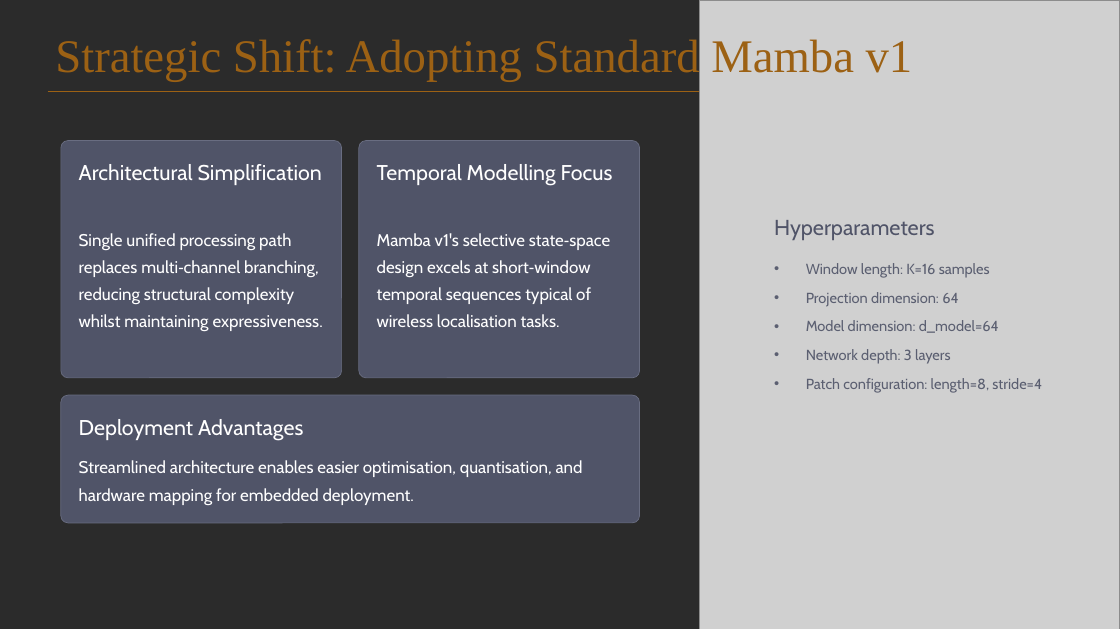
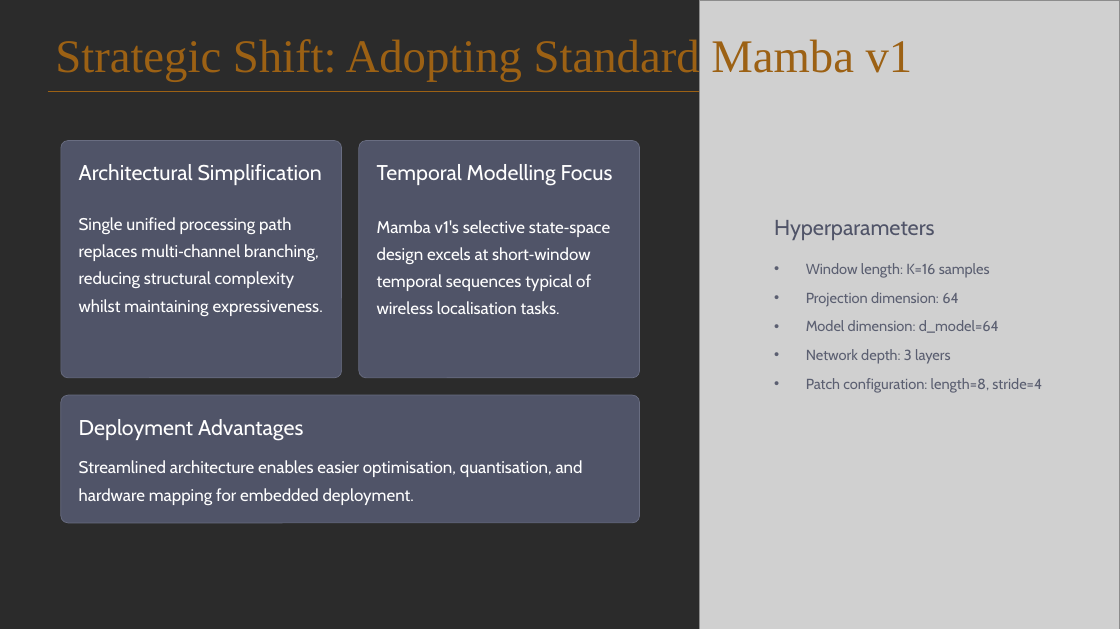
Before and after one commit to Elison-debug/Cmamba_reconstruct, a slide deck: slide 17 of pre-ssm.pptx (slide 26 before the commit). Drawn at 1120x629 pixels with LibreOffice and Linux fonts; fonts in the diff are those of the drawing; grey boxes stand for pictures; background and template pictures are left out; a plain dark background stands for a picture behind light text. Boxes give left, top, right and bottom in pixels: in the first picture for what was removed or moved away, otherwise in the second. Text is boxed around its words. In the diff, an @@ line names an element or a change of style, - is before the commit and + after.

```diff
--- a/pre-ssm.pptx
+++ b/pre-ssm.pptx
@@ text "Single unified processing path replaces ..." moved from (x1=79, y1=233, x2=323, y2=331) to (x1=79, y1=217, x2=323, y2=316) @@
@@ text "Mamba v1's selective state‑space design ..." moved from (x1=377, y1=233, x2=610, y2=327) to (x1=377, y1=220, x2=610, y2=314) @@
```
Also in this commit, not shown: 12 other slides changed, 1 slide added, 9 slides removed, 2 other files.
